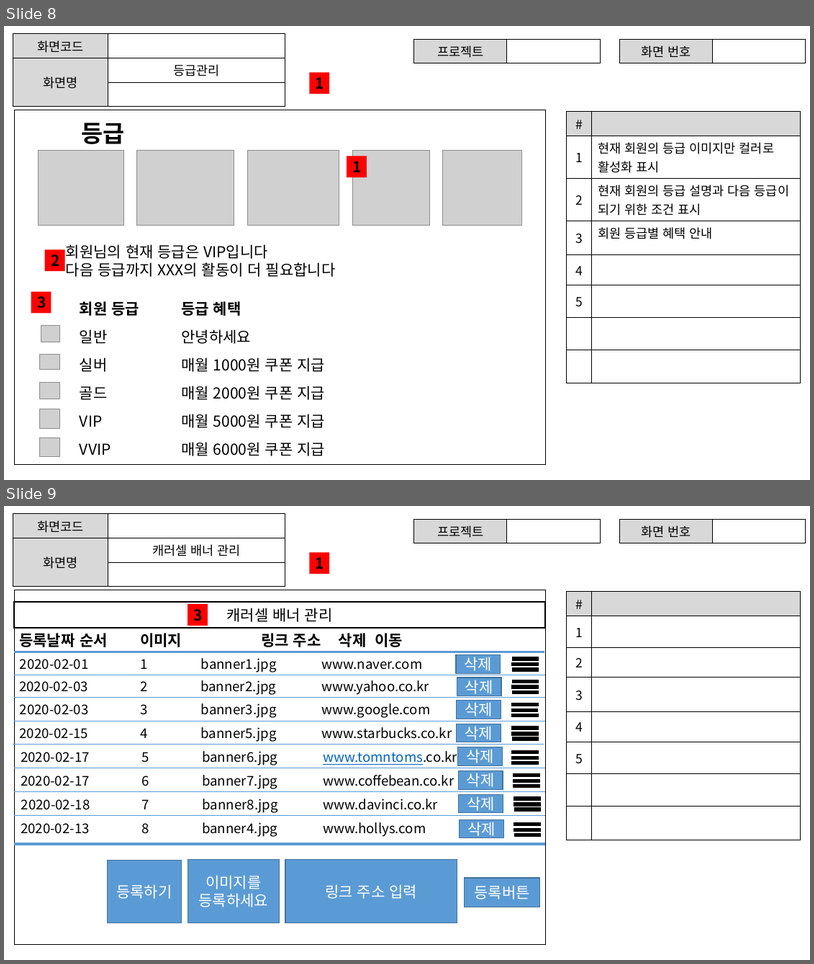
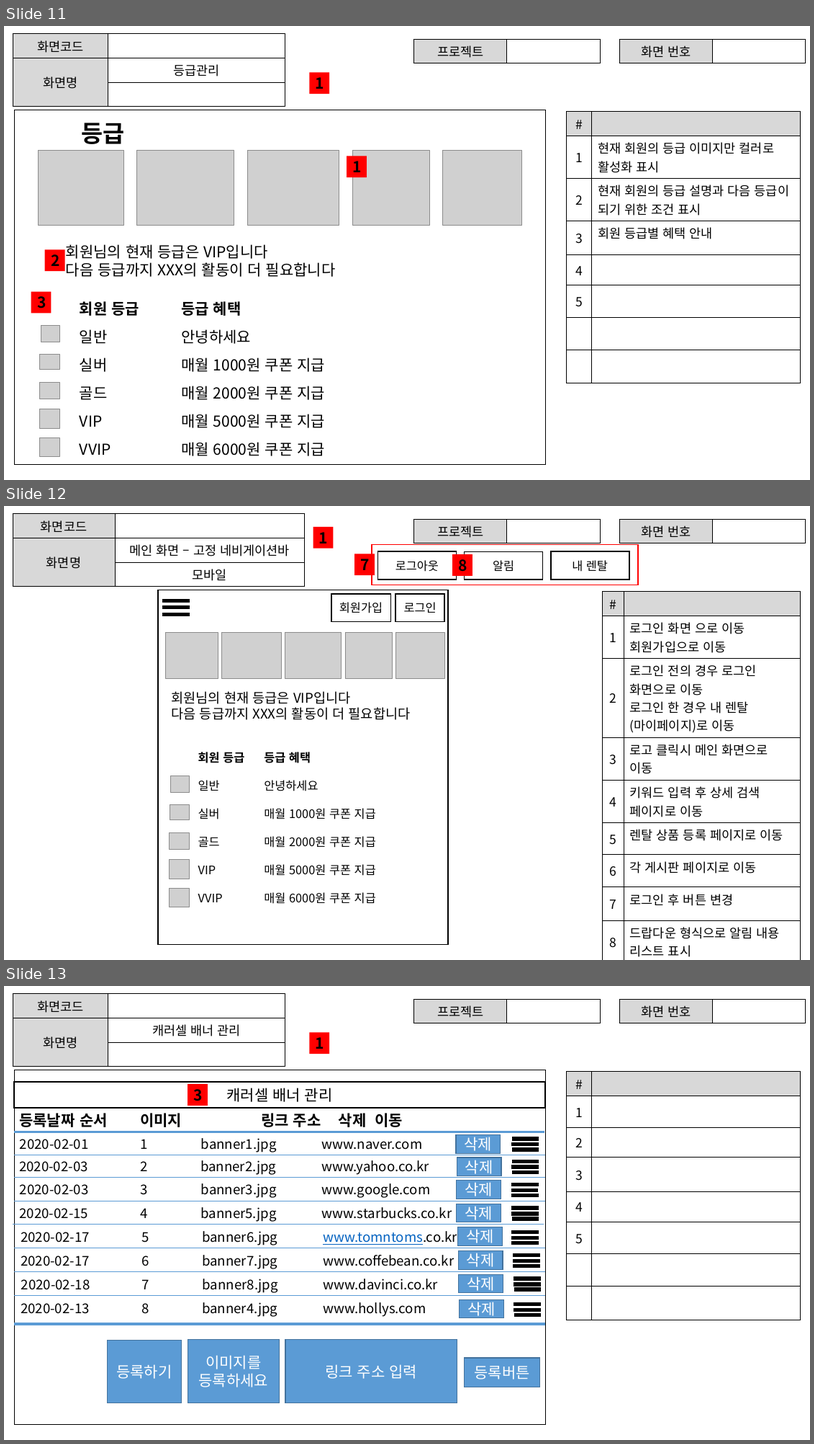
Before and after one commit to ezenteam2/RentalEquip, a slide deck: 0 발표용 파워포인트/project04 - 파워포인트 종합 - 현태.pptx. Shown one above the other, each under a label of ours: slides 8 and 9 before the commit, slides 11, 12 and 13 after it. The pictures are 814x964 and 814x1444 pixels, drawn with LibreOffice and Linux fonts; fonts in the diff are those of the drawing; grey boxes stand for pictures. Boxes give left, top, right and bottom in pixels: in the first picture for what was removed or moved away, otherwise in the second. Text is boxed around its words. In the diff, an @@ line names an element or a change of style, - is before the commit and + after.

```diff
--- a/0 발표용 파워포인트/project04 - 파워포인트 종합 - 현태.pptx
+++ b/0 발표용 파워포인트/project04 - 파워포인트 종합 - 현태.pptx
@@ slide 12 added at (4,506,810,960), background #FFFFFF @@
@@ table added at (13,514,305,584), 3 rows, 2 columns @@
+화면코드 | 
+화면명 | 메인 화면 – 고정 네비게이션바
+ | 모바일
@@ rectangle added at (313,527,333,548), fill #FF0000, 18 pt, text #000000, bold @@
+1
@@ table added at (414,519,600,541), 1 rows, 2 columns @@
+프로젝트 | 
@@ table added at (620,519,806,541), 1 rows, 2 columns @@
+화면 번호 | 
@@ rectangle added at (372,545,638,585), outline #FF0000 1 pt @@
@@ rectangle added at (355,554,375,575), fill #FF0000, 18 pt, text #000000, bold @@
+7
@@ rectangle added at (378,551,456,579), outline #000000 1.5 pt, 14 pt, text #000000 @@
+로그아웃
@@ rectangle added at (453,554,473,576), fill #FF0000, 18 pt, text #000000, bold @@
+8
@@ rectangle added at (464,552,543,580), outline #000000 1.5 pt, 14 pt, text #000000 @@
+알림
@@ rectangle added at (551,551,630,579), outline #000000 1.5 pt, 14 pt, text #000000 @@
+내 렌탈
@@ rectangle added at (158,590,449,944), outline #000000 1 pt @@
@@ table added at (603,591,800,960), 9 rows, 2 columns @@
+# | 
+1 | 로그인 화면 으로 이동 / 회원가입으로 이동
+2 | 로그인 전의 경우 로그인 화면으로 이동 / 로그인 한 경우 내 렌탈(마이페이지)로 이동
+3 | 로고 클릭시 메인 화면으로 이동
+4 | 키워드 입력 후 상세 검색 페이지로 이동
+5 | 렌탈 상품 등록 페이지로 이동
+6 | 각 게시판 페이지로 이동
+7 | 로그인 후 버튼 변경
+8 | 드랍다운 형식으로 알림 내용 리스트 표시
@@ line added from (162, 600) to (190, 600), #000000 4.5 pt @@
@@ line added from (162, 608) to (190, 608), #000000 4.5 pt @@
@@ rectangle added at (332,594,391,621), outline #000000 1.5 pt, 14 pt, text #000000 @@
+회원가입
@@ rectangle added at (396,594,445,621), outline #000000 1.5 pt, 14 pt, text #000000 @@
+로그인
@@ line added from (162, 614) to (190, 614), #000000 4.5 pt @@
@@ picture added at (165,633,218,678) @@
@@ picture added at (221,633,282,678) @@
@@ picture added at (286,632,342,678) @@
@@ picture added at (345,633,392,678) @@
@@ picture added at (396,633,445,678) @@
@@ text added at (171,691,411,720), 16 pt, text #000000 @@
+회원님의 현재 등급은 VIP입니다
+다음 등급까지 XXX의 활동이 더 필요합니다
@@ table added at (166,746,445,914), 6 rows, 3 columns @@
+ | 회원 등급 | 등급 혜택
+ | 일반 | 안녕하세요
+ | 실버 | 매월 1000원 쿠폰 지급
+ | 골드 | 매월 2000원 쿠폰 지급
+ | VIP | 매월 5000원 쿠폰 지급
+ | VVIP | 매월 6000원 쿠폰 지급
@@ picture added at (171,776,190,792) @@
@@ picture added at (170,804,190,819) @@
@@ picture added at (170,833,190,849) @@
@@ picture added at (169,859,189,878) @@
@@ picture added at (169,888,189,907) @@
@@ what was slide 8 is now slide 11 @@
@@ what was slide 9 is now slide 13 @@
```
Also in this commit, not shown: 2 slides changed, 3 other slides added.
